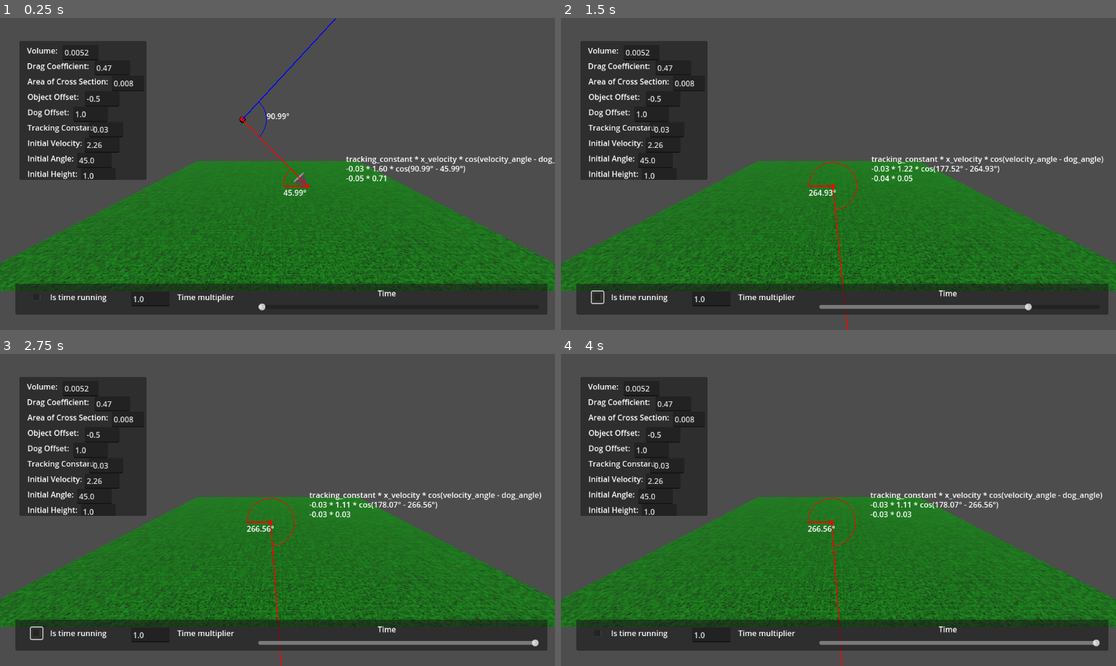
Above: before the commit, frames 1-4 (two rows, left to right).
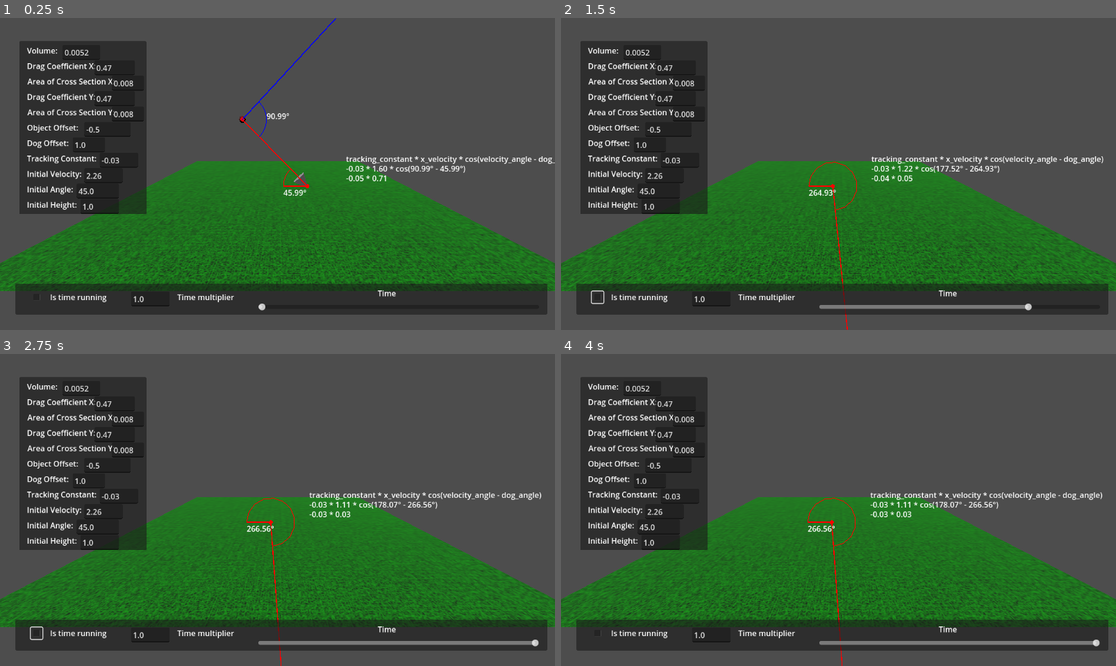
Above: after the commit, the same moments.

Repository: millioja01/fritz
Game: Godot game, scene res://main.tscn
Two runs of this game, one before a commit and one after it. Both use one fixed random seed, a clock stepped at 60 frames per second and the inputs below.
Inputs (mouse positions are in pixels of both pictures, inside the frame that each line leads up to):
- Up to frame 1 (0.25 s): no input
- Up to frame 2 (1.5 s): click (599, 298) at 0.5 s; click (599, 298) at 1.25 s
- Up to frame 3 (2.75 s): click (38, 634) at 2 s
- Up to frame 4 (4 s): tap Enter at 2.75 s; hold H (hide) 2.78-3.53 s; tap Space at 3.5 s; tap H (hide) at 3.6 s

The runs differ from the first frame. In frame 1, 3.7% of the frame differs, in the area x 3-27%, y 13-63%; in frame 2, 3.7%; in frame 3, 3.7%; in frame 4, 3.7%.

Commit message:
separate x and y drag and surface area

Diff:
--- a/main.gd
+++ b/main.gd
@@ -122,14 +122,28 @@
 	volume = new_text.to_float()
 
 
-func _on_drag_edit_text_changed(new_text: String) -> void:
+func _on_drag_edit_x_text_changed(new_text: String) -> void:
 	if new_text.to_float() == 0.0:
 		return
 
 	drag_coefficient = new_text.to_float()
 
 
-func _on_cross_section_area_text_changed(new_text: String) -> void:
+func _on_cross_section_area_x_text_changed(new_text: String) -> void:
+	if new_text.to_float() == 0.0:
+		return
+
+	area_of_cross_section = new_text.to_float()
+
+
+func _on_drag_edit_y_text_changed(new_text: String) -> void:
+	if new_text.to_float() == 0.0:
+		return
+
+	drag_coefficient = new_text.to_float()
+
+
+func _on_cross_section_area_y_text_changed(new_text: String) -> void:
 	if new_text.to_float() == 0.0:
 		return
 
--- a/main.tscn
+++ b/main.tscn
@@ -139,138 +139,178 @@
 anchor_left = 0.0347222
 anchor_top = 0.0740741
 anchor_right = 0.263889
-anchor_bottom = 0.518519
+anchor_bottom = 0.62963
 metadata/_edit_use_anchors_ = true
 
 [node name="Volume" type="Label" parent="CanvasLayer/Control/VariablePanel"]
 layout_mode = 1
 anchors_preset = -1
-anchor_left = 0.0606212
-anchor_top = 0.0277778
+anchor_left = 0.0606211
+anchor_top = 0.0222223
 anchor_right = 0.529371
-anchor_bottom = 0.138889
+anchor_bottom = 0.185803
 text = "Volume:"
 metadata/_edit_use_anchors_ = true
 
 [node name="VolumeEdit" type="LineEdit" parent="CanvasLayer/Control/VariablePanel"]
 layout_mode = 1
 anchors_preset = -1
-anchor_left = 0.341871
-anchor_top = 0.0277778
-anchor_right = 0.623121
-anchor_bottom = 0.138889
+anchor_left = 0.340909
+anchor_top = 0.0222222
+anchor_right = 0.636364
+anchor_bottom = 0.108333
 text = "0.0052"
 metadata/_edit_use_anchors_ = true
 
-[node name="DragCoefficient" type="Label" parent="CanvasLayer/Control/VariablePanel"]
-layout_mode = 1
-anchors_preset = -1
-anchor_left = 0.0601212
-anchor_top = 0.138992
+[node name="DragCoefficientX" type="Label" parent="CanvasLayer/Control/VariablePanel"]
+layout_mode = 1
+anchors_preset = -1
+anchor_left = 0.060606
+anchor_top = 0.111111
 anchor_right = 0.591871
-anchor_bottom = 0.25
-offset_left = 0.127999
-offset_top = -0.0296669
-text = "Drag Coefficient:"
-metadata/_edit_use_anchors_ = true
-
-[node name="DragEdit" type="LineEdit" parent="CanvasLayer/Control/VariablePanel"]
-layout_mode = 1
-anchors_preset = -1
-anchor_left = 0.591871
-anchor_top = 0.138889
-anchor_right = 0.873121
-anchor_bottom = 0.246528
+anchor_bottom = 0.274607
+text = "Drag Coefficient X:"
+metadata/_edit_use_anchors_ = true
+
+[node name="DragEditX" type="LineEdit" parent="CanvasLayer/Control/VariablePanel"]
+layout_mode = 1
+anchors_preset = -1
+anchor_left = 0.590909
+anchor_top = 0.111111
+anchor_right = 0.909091
+anchor_bottom = 0.197222
 text = "0.47"
 metadata/_edit_use_anchors_ = true
 
-[node name="AreaCrossSection" type="Label" parent="CanvasLayer/Control/VariablePanel"]
+[node name="AreaCrossSectionX" type="Label" parent="CanvasLayer/Control/VariablePanel"]
 layout_mode = 1
 anchors_preset = -1
 anchor_left = 0.0625152
-anchor_top = 0.25
+anchor_top = 0.2
 anchor_right = 0.725394
-anchor_bottom = 0.361111
-text = "Area of Cross Section:"
-metadata/_edit_use_anchors_ = true
-
-[node name="CrossSectionArea" type="LineEdit" parent="CanvasLayer/Control/VariablePanel"]
-layout_mode = 1
-anchors_preset = -1
-anchor_left = 0.725394
-anchor_top = 0.25
-anchor_right = 0.979419
-anchor_bottom = 0.361111
+anchor_bottom = 0.36358
+text = "Area of Cross Section X:"
+metadata/_edit_use_anchors_ = true
+
+[node name="CrossSectionAreaX" type="LineEdit" parent="CanvasLayer/Control/VariablePanel"]
+layout_mode = 1
+anchors_preset = -1
+anchor_left = 0.727273
+anchor_top = 0.2
+anchor_right = 0.981297
+anchor_bottom = 0.286111
 text = "0.008"
 metadata/_edit_use_anchors_ = true
 
+[node name="DragCoefficientY" type="Label" parent="CanvasLayer/Control/VariablePanel"]
+layout_mode = 1
+anchors_preset = -1
+anchor_left = 0.0606061
+anchor_top = 0.288889
+anchor_right = 0.591871
+anchor_bottom = 0.452385
+text = "Drag Coefficient Y:"
+metadata/_edit_use_anchors_ = true
+
+[node name="DragEditY" type="LineEdit" parent="CanvasLayer/Control/VariablePanel"]
+layout_mode = 1
+anchors_preset = -1
+anchor_left = 0.590909
+anchor_top = 0.288889
+anchor_right = 0.909091
+anchor_bottom = 0.375
+text = "0.47"
+metadata/_edit_use_anchors_ = true
+
+[node name="AreaCrossSectionY" type="Label" parent="CanvasLayer/Control/VariablePanel"]
+layout_mode = 1
+anchors_preset = -1
+anchor_left = 0.0625152
+anchor_top = 0.377778
+anchor_right = 0.725394
+anchor_bottom = 0.541358
+text = "Area of Cross Section Y:"
+metadata/_edit_use_anchors_ = true
+
+[node name="CrossSectionAreaY" type="LineEdit" parent="CanvasLayer/Control/VariablePanel"]
+layout_mode = 1
+anchors_preset = -1
+anchor_left = 0.727273
+anchor_top = 0.377778
+anchor_right = 0.981297
+anchor_bottom = 0.463889
+text = "0.008"
+metadata/_edit_use_anchors_ = true
+
 [node name="ObjectOffset" type="Label" parent="CanvasLayer/Control/VariablePanel"]
 layout_mode = 1
 anchors_preset = -1
-anchor_left = 0.0625152
-anchor_top = 0.361111
-anchor_right = 0.513273
-anchor_bottom = 0.472222
+anchor_left = 0.0606061
+anchor_top = 0.466667
+anchor_right = 0.511364
+anchor_bottom = 0.630247
 text = "Object Offset:"
 metadata/_edit_use_anchors_ = true
 
 [node name="ObjectEdit" type="LineEdit" parent="CanvasLayer/Control/VariablePanel"]
 layout_mode = 1
 anchors_preset = -1
-anchor_left = 0.513273
-anchor_top = 0.361111
-anchor_right = 0.786
-anchor_bottom = 0.472222
+anchor_left = 0.513242
+anchor_top = 0.466667
+anchor_right = 0.876879
+anchor_bottom = 0.552778
 text = "-0.5"
 metadata/_edit_use_anchors_ = true
 
 [node name="DogOffset" type="Label" parent="CanvasLayer/Control/VariablePanel"]
 layout_mode = 1
 anchors_preset = -1
-anchor_left = 0.0625152
-anchor_top = 0.472222
-anchor_right = 0.452667
-anchor_bottom = 0.583333
+anchor_left = 0.0606061
+anchor_top = 0.555556
+anchor_right = 0.450758
+anchor_bottom = 0.719136
 text = "Dog Offset:"
 metadata/_edit_use_anchors_ = true
 
 [node name="DogEdit" type="LineEdit" parent="CanvasLayer/Control/VariablePanel"]
 layout_mode = 1
 anchors_preset = -1
-anchor_left = 0.422364
-anchor_top = 0.472222
-anchor_right = 0.695091
-anchor_bottom = 0.583333
+anchor_left = 0.422333
+anchor_top = 0.555556
+anchor_right = 0.676358
+anchor_bottom = 0.641667
 text = "1.0"
 metadata/_edit_use_anchors_ = true
 
 [node name="TrackingConstant" type="Label" parent="CanvasLayer/Control/VariablePanel"]
 layout_mode = 1
 anchors_preset = -1
-anchor_left = 0.0643939
-anchor_top = 0.583333
-anchor_right = 0.575758
-anchor_bottom = 0.694444
+anchor_left = 0.0624848
+anchor_top = 0.644445
+anchor_right = 0.626879
+anchor_bottom = 0.808025
 text = "Tracking Constant: "
 metadata/_edit_use_anchors_ = true
 
 [node name="TrackingEdit" type="LineEdit" parent="CanvasLayer/Control/VariablePanel"]
 layout_mode = 1
 anchors_preset = -1
-anchor_left = 0.545455
-anchor_top = 0.583333
-anchor_right = 0.818182
-anchor_bottom = 0.694444
+anchor_left = 0.634455
+anchor_top = 0.644444
+anchor_right = 0.937485
+anchor_bottom = 0.730556
+offset_bottom = -1.52588e-05
 text = "-0.03"
 metadata/_edit_use_anchors_ = true
 
 [node name="InitialVelocity" type="Label" parent="CanvasLayer/Control/VariablePanel"]
 layout_mode = 1
 anchors_preset = -1
-anchor_left = 0.0643939
-anchor_top = 0.694444
-anchor_right = 0.636364
-anchor_bottom = 0.805556
+anchor_left = 0.0624848
+anchor_top = 0.733334
+anchor_right = 0.634455
+anchor_bottom = 0.896915
+offset_top = -1.52588e-05
 text = "Initial Velocity:
 "
 metadata/_edit_use_anchors_ = true
@@ -278,50 +318,50 @@
 [node name="VelocityEdit" type="LineEdit" parent="CanvasLayer/Control/VariablePanel"]
 layout_mode = 1
 anchors_preset = -1
-anchor_left = 0.515152
-anchor_top = 0.694444
-anchor_right = 0.787879
-anchor_bottom = 0.805556
+anchor_left = 0.513242
+anchor_top = 0.733333
+anchor_right = 0.816273
+anchor_bottom = 0.819444
 text = "2.26"
 metadata/_edit_use_anchors_ = true
 
 [node name="InitialAngle" type="Label" parent="CanvasLayer/Control/VariablePanel"]
 layout_mode = 1
 anchors_preset = -1
-anchor_left = 0.0643939
-anchor_top = 0.805556
-anchor_right = 0.545455
-anchor_bottom = 0.916667
+anchor_left = 0.0624848
+anchor_top = 0.822223
+anchor_right = 0.543546
+anchor_bottom = 0.985803
 text = "Initial Angle:"
 metadata/_edit_use_anchors_ = true
 
 [node name="AngleEdit" type="LineEdit" parent="CanvasLayer/Control/VariablePanel"]
 layout_mode = 1
 anchors_preset = -1
-anchor_left = 0.454545
-anchor_top = 0.805556
-anchor_right = 0.727273
-anchor_bottom = 0.916667
+anchor_left = 0.452636
+anchor_top = 0.822222
+anchor_right = 0.78597
+anchor_bottom = 0.908333
 text = "45.0"
 metadata/_edit_use_anchors_ = true
 
 [node name="InitialHeight" type="Label" parent="CanvasLayer/Control/VariablePanel"]
 layout_mode = 1
 anchors_preset = -1
-anchor_left = 0.0643939
-anchor_top = 0.916667
-anchor_right = 0.636364
-anchor_bottom = 1.02778
+anchor_left = 0.0624848
+anchor_top = 0.911112
+anchor_right = 0.634455
+anchor_bottom = 1.07469
 text = "Initial Height:"
 metadata/_edit_use_anchors_ = true
 
 [node name="HeightEdit" type="LineEdit" parent="CanvasLayer/Control/VariablePanel"]
 layout_mode = 1
 anchors_preset = -1
-anchor_left = 0.484848
-anchor_top = 0.916667
-anchor_right = 0.757576
-anchor_bottom = 1.02778
+anchor_left = 0.482939
+anchor_top = 0.911111
+anchor_right = 0.78597
+anchor_bottom = 0.997222
 text = "1.0"
 metadata/_edit_use_anchors_ = true
 
@@ -358,8 +398,10 @@
 mesh = SubResource("PrismMesh_8run4")
 
 [connection signal="text_changed" from="CanvasLayer/Control/VariablePanel/VolumeEdit" to="." method="_on_volume_edit_text_changed"]
-[connection signal="text_changed" from="CanvasLayer/Control/VariablePanel/DragEdit" to="." method="_on_drag_edit_text_changed"]
-[connection signal="text_changed" from="CanvasLayer/Control/VariablePanel/CrossSectionArea" to="." method="_on_cross_section_area_text_changed"]
+[connection signal="text_changed" from="CanvasLayer/Control/VariablePanel/DragEditX" to="." method="_on_drag_edit_x_text_changed"]
+[connection signal="text_changed" from="CanvasLayer/Control/VariablePanel/CrossSectionAreaX" to="." method="_on_cross_section_area_x_text_changed"]
+[connection signal="text_changed" from="CanvasLayer/Control/VariablePanel/DragEditY" to="." method="_on_drag_edit_y_text_changed"]
+[connection signal="text_changed" from="CanvasLayer/Control/VariablePanel/CrossSectionAreaY" to="." method="_on_cross_section_area_y_text_changed"]
 [connection signal="text_changed" from="CanvasLayer/Control/VariablePanel/ObjectEdit" to="." method="_on_object_edit_text_changed"]
 [connection signal="text_changed" from="CanvasLayer/Control/VariablePanel/DogEdit" to="." method="_on_dog_edit_text_changed"]
 [connection signal="text_changed" from="CanvasLayer/Control/VariablePanel/TrackingEdit" to="." method="_on_tracking_edit_text_changed"]
